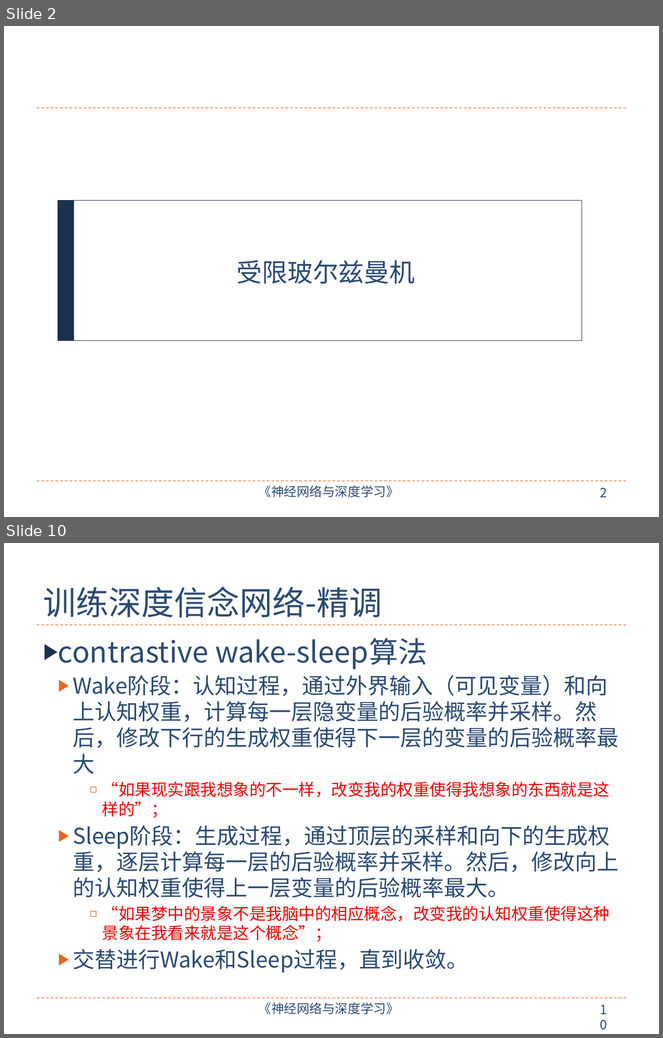
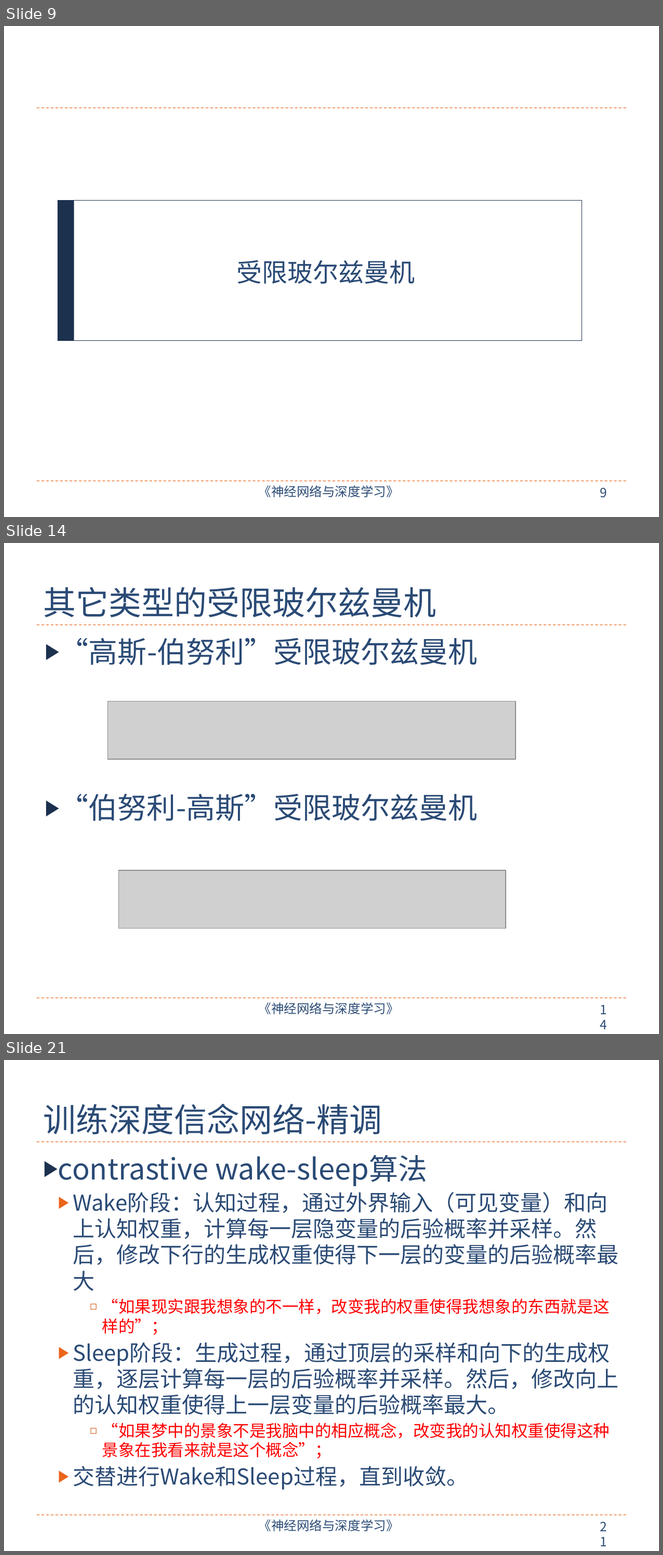
Before and after one commit to nndl/nndl.github.io, a slide deck: ppt/chap-深度信念网络.pptx. Shown one above the other, each under a label of ours: slides 2 and 10 before the commit, slides 9, 14 and 21 after it; the slides between them are not shown. The pictures are 663x1038 and 663x1555 pixels, drawn with LibreOffice and Linux fonts; fonts in the diff are those of the drawing; grey boxes stand for pictures. Boxes give left, top, right and bottom in pixels: in the first picture for what was removed or moved away, otherwise in the second. Text is boxed around its words. In the diff, an @@ line names an element or a change of style, - is before the commit and + after.

```diff
--- a/ppt/chap-深度信念网络.pptx
+++ b/ppt/chap-深度信念网络.pptx
@@ slide 14 added at box(4, 543, 659, 1034), background #FFFFFF; not listed: 4 template elements that a slide beside it also shows @@
@@ title added at box(44, 587, 437, 617), 36 pt, text #2A4A75 @@
+其它类型的受限玻尔兹曼机
@@ text added at box(60, 638, 478, 821), 32 pt, text #2A4A75 @@
+▶ “高斯-伯努利”受限玻尔兹曼机
+▶ “伯努利-高斯”受限玻尔兹曼机
@@ picture added at box(107, 702, 516, 760) @@
@@ picture added at box(118, 871, 506, 929) @@
@@ what was slide 2 is now slide 9 @@
@@ page number at box(600, 488, 607, 498): text changed @@
-2
+9
@@ what was slide 10 is now slide 21 @@
@@ page number at box(594, 1516, 621, 1538): text changed @@
-10
+21
```
Also in this commit, not shown: 5 slides changed, 10 other slides added.
